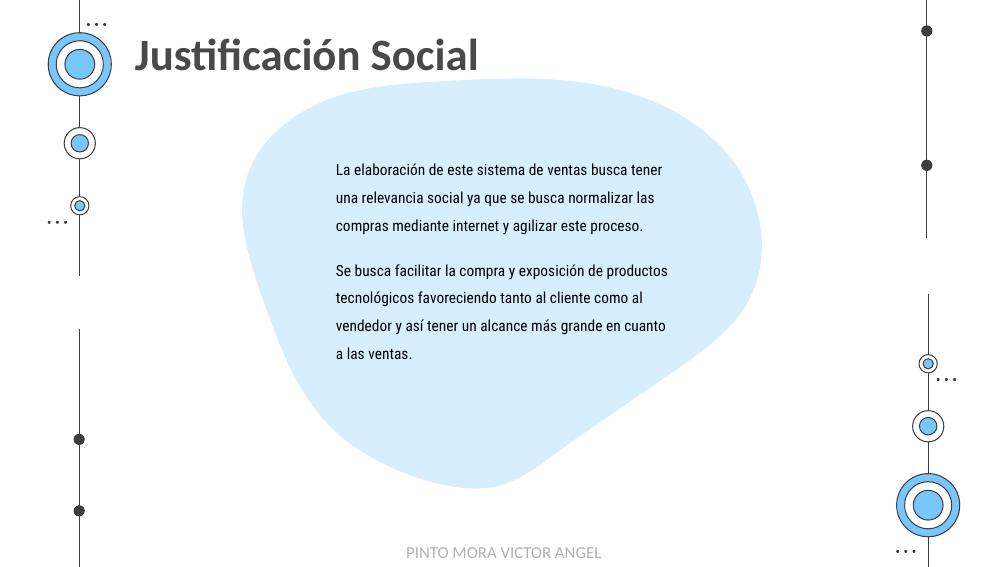
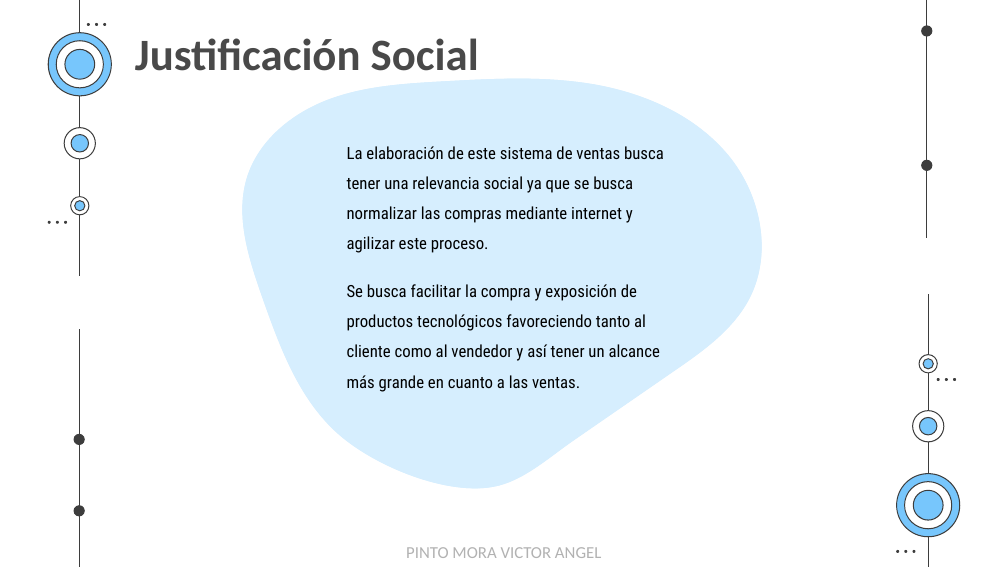
Before and after one commit to EgCooper/Mxt-Technology, a slide deck: slide 14 of Documentacion/Mxt-Technology Presentacion.pptx. Drawn at 1008x567 pixels with LibreOffice and Linux fonts; fonts in the diff are those of the drawing. Boxes give left, top, right and bottom in pixels: in the first picture for what was removed or moved away, otherwise in the second. Text is boxed around its words. In the diff, an @@ line names an element or a change of style, - is before the commit and + after.

```diff
--- a/Documentacion/Mxt-Technology Presentacion.pptx
+++ b/Documentacion/Mxt-Technology Presentacion.pptx
@@ text "La elaboración de este sistema ...": place and size @@
-text "La elaboración de este sistema ..." at [336,163,668,359]
+text "La elaboración de este sistema ..." at [347,146,664,392]
@@ text "La elaboración de este sistema ..." at [347,146,664,392]: size 11 to 12 pt @@
```
Also in this commit, not shown: 20 other slides changed, 1 slide removed.
